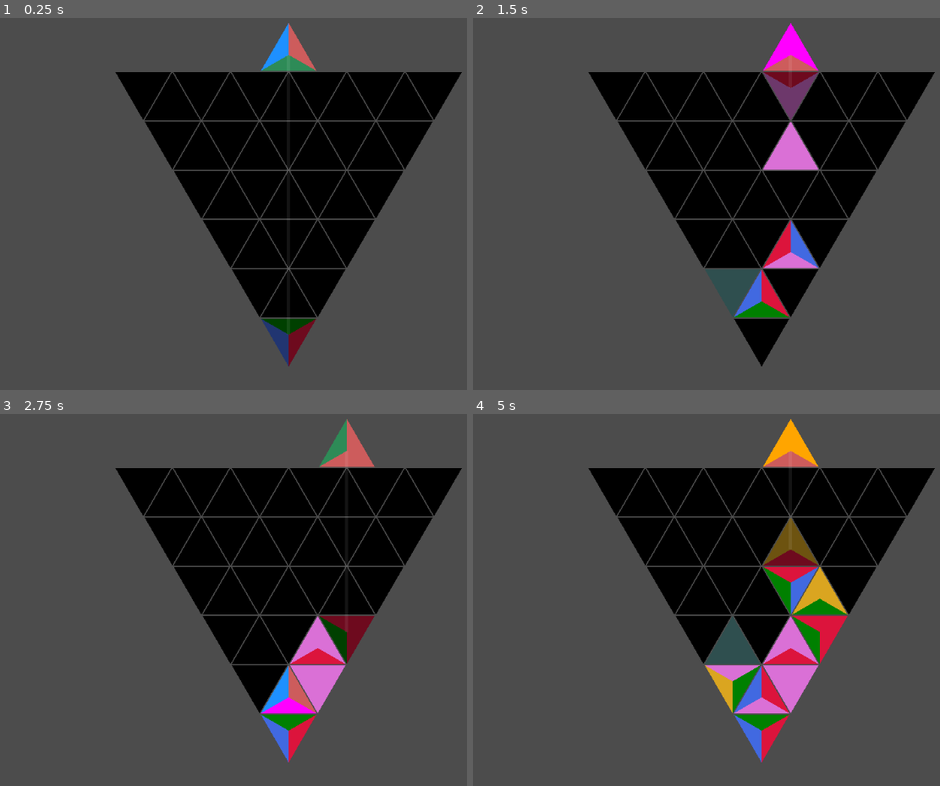
Above: before the commit, frames 1-4 (two rows, left to right).
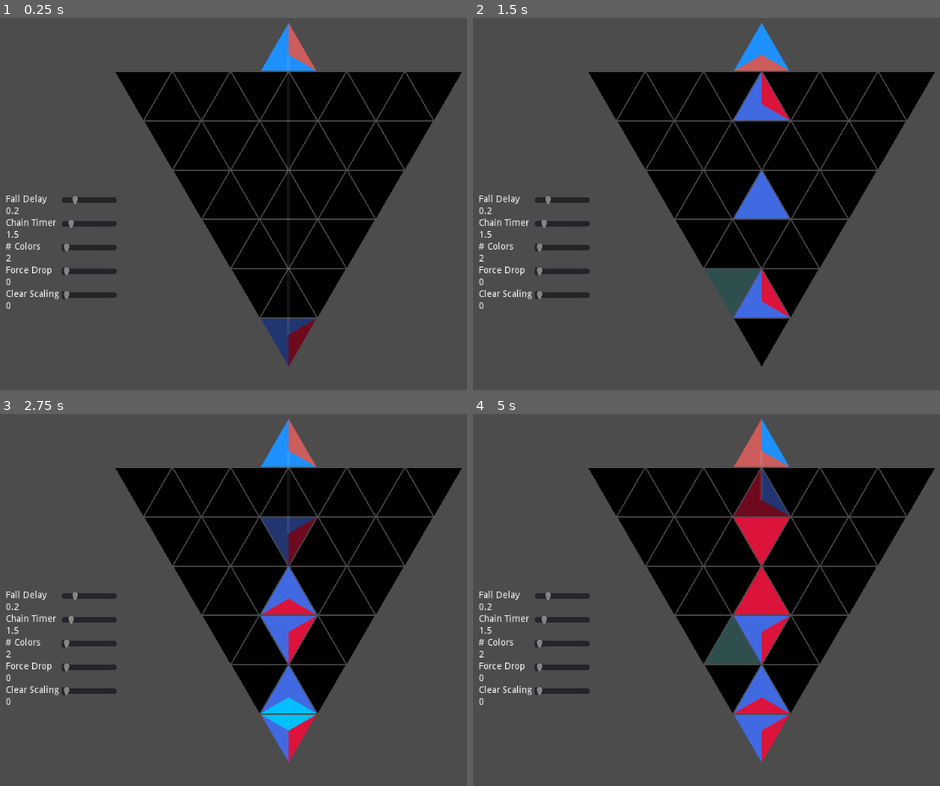
Above: after the commit, the same moments.

Repository: BoatsandJoes/tri-twist
Game: Godot game, scene res://scenes/Main.tscn
The game is run twice, just before and just after one commit, with the same random seed, the same clock (stepped at 60 frames per second) and the same inputs.
Inputs (mouse positions are in pixels of both pictures, inside the frame that each line leads up to):
- Up to frame 1 (0.25 s): no input
- Up to frame 2 (1.5 s): tap Enter (ui_accept) at 0.5, 0.77 s; move the mouse to (762, 334) at 0.52 s; hold Right (ui_right) 0.53-1.28 s; hold Tab (ui_focus_next) 0.53-1.28 s; click (762, 334) at 0.67 s; move the mouse to (734, 285) at 1.27 s; hold Down (ui_down) from 1.28 s (still down); tap Tab (ui_focus_next) at 1.35 s; click (734, 285) at 1.42 s
- Up to frame 3 (2.75 s): tap Enter (ui_accept) at 1.52 s; move the mouse to (289, 696) at 2.02 s; release Down (ui_down) at 2.03 s; hold Right (ui_right) from 2.03 s (still down); hold Tab (ui_focus_next) from 2.03 s (still down); click (289, 696) at 2.17 s
- Up to frame 4 (5 s): tap Enter (ui_accept) at 2.75, 3.02, 3.77, 4.52 s; move the mouse to (790, 681) at 2.77 s; release Right (ui_right) at 2.78 s; release Tab (ui_focus_next) at 2.78 s; hold Up (ui_up) 2.78-3.53 s; tap Tab (ui_focus_next) at 2.85, 4.35 s; click (790, 681) at 2.92 s; move the mouse to (701, 633) at 3.52 s; hold Tab (ui_focus_next) 3.53-4.28 s; hold Left (ui_left) from 3.53 s (still down); click (701, 633) at 3.67 s; move the mouse to (734, 648) at 4.27 s; click (734, 648) at 4.42 s

The runs differ from the first frame. In frame 1, 1.9% of the frame differs, in the area x 1-68%, y 9-86%; in frame 2, 7.0%; in frame 3, 8.8%; in frame 4, 12%, in the area x 1-81%, y 1-86%.

Commit message:
Tuning settings.

Diff:
--- a/project.godot
+++ b/project.godot
@@ -54,14 +54,12 @@
 "deadzone": 0.5,
 "events": [ Object(InputEventKey,"resource_local_to_scene":false,"resource_name":"","device":0,"alt":false,"shift":false,"control":false,"meta":false,"command":false,"pressed":false,"scancode":16777231,"unicode":0,"echo":false,"script":null)
 , Object(InputEventJoypadButton,"resource_local_to_scene":false,"resource_name":"","device":0,"button_index":14,"pressure":0.0,"pressed":false,"script":null)
-, Object(InputEventKey,"resource_local_to_scene":false,"resource_name":"","device":0,"alt":false,"shift":false,"control":false,"meta":false,"command":false,"pressed":false,"scancode":65,"unicode":0,"echo":false,"script":null)
  ]
 }
 ui_right={
 "deadzone": 0.5,
 "events": [ Object(InputEventKey,"resource_local_to_scene":false,"resource_name":"","device":0,"alt":false,"shift":false,"control":false,"meta":false,"command":false,"pressed":false,"scancode":16777233,"unicode":0,"echo":false,"script":null)
 , Object(InputEventJoypadButton,"resource_local_to_scene":false,"resource_name":"","device":0,"button_index":15,"pressure":0.0,"pressed":false,"script":null)
-, Object(InputEventKey,"resource_local_to_scene":false,"resource_name":"","device":0,"alt":false,"shift":false,"control":false,"meta":false,"command":false,"pressed":false,"scancode":68,"unicode":0,"echo":false,"script":null)
  ]
 }
 ui_up={
@@ -83,6 +81,16 @@
 "events": [ Object(InputEventKey,"resource_local_to_scene":false,"resource_name":"","device":0,"alt":false,"shift":false,"control":false,"meta":false,"command":false,"pressed":false,"scancode":16777217,"unicode":0,"echo":false,"script":null)
  ]
 }
+left={
+"deadzone": 0.5,
+"events": [ Object(InputEventKey,"resource_local_to_scene":false,"resource_name":"","device":0,"alt":false,"shift":false,"control":false,"meta":false,"command":false,"pressed":false,"scancode":65,"unicode":0,"echo":false,"script":null)
+ ]
+}
+right={
+"deadzone": 0.5,
+"events": [ Object(InputEventKey,"resource_local_to_scene":false,"resource_name":"","device":0,"alt":false,"shift":false,"control":false,"meta":false,"command":false,"pressed":false,"scancode":68,"unicode":0,"echo":false,"script":null)
+ ]
+}
 
 [rendering]
 
--- a/scenes/GameGrid.gd
+++ b/scenes/GameGrid.gd
@@ -25,6 +25,29 @@
 			grid[rowIndex][columnIndex].init(cellSize, rowIndex, columnIndex,
 			get_position_for_cell(rowIndex, columnIndex, false), true, false)
 			add_child(grid[rowIndex][columnIndex])
+
+func set_gravity(value):
+	for row in grid:
+		for cell in row:
+			cell.get_node("GravityTimer").set_wait_time(value)
+
+func set_clear_delay(value):
+	for row in grid:
+		for cell in row:
+			cell.get_node("ClearTimer").set_wait_time(value)
+
+func set_clear_scaling(value):
+	for row in grid:
+		for cell in row:
+			cell.clearScaling = value
+
+func set_grid_height(value):
+	for row in grid:
+		for cell in row:
+			cell.free()
+	grid = []
+	gridHeight = value
+	initialize_grid()
 
 # Try to put the given piece in the top row. Return true if successful.
 # Pass false as a second parameter to not actually drop the piece; just know if we can.
--- a/scenes/Main.gd
+++ b/scenes/Main.gd
@@ -17,3 +17,31 @@
 # Called every frame. 'delta' is the elapsed time since the previous frame.
 #func _process(delta):
 #	pass
+
+
+func _on_HSlider_value_changed(value):
+	gameScene.triangleDropper.gameGrid.set_gravity(value)
+	$MarginContainer/HBoxContainer/Labels/FallDelayValue.text = String(value)
+
+
+func _on_ActiveChain_value_changed(value):
+	gameScene.triangleDropper.gameGrid.set_clear_delay(value)
+	$MarginContainer/HBoxContainer/Labels/ClearDelayValue.text = String(value)
+
+
+func _on_NumColors_value_changed(value):
+	gameScene.free()
+	gameScene = GameScene.instance()
+	add_child(gameScene)
+	gameScene.triangleDropper.set_color_count(value)
+	$MarginContainer/HBoxContainer/Labels/NumColorsValue.text = String(value)
+
+
+func _on_ForceDrop_value_changed(value):
+	gameScene.triangleDropper.set_drop_timer(value)
+	$MarginContainer/HBoxContainer/Labels/ForceDropValue.text = String(value)
+
+
+func _on_ClearScaling_value_changed(value):
+	gameScene.triangleDropper.gameGrid.set_clear_scaling(value)
+	$MarginContainer/HBoxContainer/Labels/ClearScalingValue.text = String(value)
--- a/scenes/Main.tscn
+++ b/scenes/Main.tscn
@@ -6,3 +6,134 @@
 [node name="Main" type="Node2D"]
 script = ExtResource( 1 )
 GameScene = ExtResource( 2 )
+
+[node name="MarginContainer" type="MarginContainer" parent="."]
+anchor_right = 1.0
+anchor_bottom = 1.0
+margin_left = 42.0
+margin_top = 304.0
+margin_right = 215.0
+margin_bottom = 599.0
+
+[node name="HBoxContainer" type="HBoxContainer" parent="MarginContainer"]
+margin_right = 173.0
+margin_bottom = 295.0
+
+[node name="Labels" type="VBoxContainer" parent="MarginContainer/HBoxContainer"]
+margin_right = 80.0
+margin_bottom = 295.0
+
+[node name="FallDelay" type="Label" parent="MarginContainer/HBoxContainer/Labels"]
+margin_right = 80.0
+margin_bottom = 14.0
+text = "Fall Delay"
+
+[node name="FallDelayValue" type="Label" parent="MarginContainer/HBoxContainer/Labels"]
+margin_top = 18.0
+margin_right = 80.0
+margin_bottom = 32.0
+text = "0.2"
+
+[node name="ChainTimer" type="Label" parent="MarginContainer/HBoxContainer/Labels"]
+margin_top = 36.0
+margin_right = 80.0
+margin_bottom = 50.0
+text = "Chain Timer"
+
+[node name="ClearDelayValue" type="Label" parent="MarginContainer/HBoxContainer/Labels"]
+margin_top = 54.0
+margin_right = 80.0
+margin_bottom = 68.0
+text = "1.5"
+
+[node name="NumColors" type="Label" parent="MarginContainer/HBoxContainer/Labels"]
+margin_top = 72.0
+margin_right = 80.0
+margin_bottom = 86.0
+text = "# Colors"
+
+[node name="NumColorsValue" type="Label" parent="MarginContainer/HBoxContainer/Labels"]
+margin_top = 90.0
+margin_right = 80.0
+margin_bottom = 104.0
+text = "2"
+
+[node name="ForceDrop" type="Label" parent="MarginContainer/HBoxContainer/Labels"]
+margin_top = 108.0
+margin_right = 80.0
+margin_bottom = 122.0
+text = "Force Drop"
+
+[node name="ForceDropValue" type="Label" parent="MarginContainer/HBoxContainer/Labels"]
+margin_top = 126.0
+margin_right = 80.0
+margin_bottom = 140.0
+text = "0"
+
+[node name="ClearTimerScaling" type="Label" parent="MarginContainer/HBoxContainer/Labels"]
+margin_top = 144.0
+margin_right = 80.0
+margin_bottom = 158.0
+text = "Clear Scaling"
+
+[node name="ClearScalingValue" type="Label" parent="MarginContainer/HBoxContainer/Labels"]
+margin_top = 162.0
+margin_right = 80.0
+margin_bottom = 176.0
+text = "0"
+
+[node name="Sliders" type="VBoxContainer" parent="MarginContainer/HBoxContainer"]
+margin_left = 84.0
+margin_right = 169.0
+margin_bottom = 295.0
+size_flags_horizontal = 3
+custom_constants/separation = 20
+
+[node name="GravitySlider" type="HSlider" parent="MarginContainer/HBoxContainer/Sliders"]
+margin_right = 85.0
+margin_bottom = 16.0
+min_value = 0.01
+max_value = 1.0
+step = 0.05
+value = 0.2
+
+[node name="ActiveChain" type="HSlider" parent="MarginContainer/HBoxContainer/Sliders"]
+margin_top = 36.0
+margin_right = 85.0
+margin_bottom = 52.0
+min_value = 0.5
+max_value = 10.0
+step = 0.1
+value = 1.5
+
+[node name="NumColors" type="HSlider" parent="MarginContainer/HBoxContainer/Sliders"]
+margin_top = 72.0
+margin_right = 85.0
+margin_bottom = 88.0
+min_value = 2.0
+max_value = 5.0
+value = 2.0
+
+[node name="ForceDrop" type="HSlider" parent="MarginContainer/HBoxContainer/Sliders"]
+margin_top = 108.0
+margin_right = 85.0
+margin_bottom = 124.0
+max_value = 10.0
+step = 0.5
+
+[node name="ClearScaling" type="HSlider" parent="MarginContainer/HBoxContainer/Sliders"]
+margin_top = 144.0
+margin_right = 85.0
+margin_bottom = 160.0
+max_value = 2.0
+step = 0.05
+
+[node name="VBoxContainer" type="VBoxContainer" parent="MarginContainer/HBoxContainer"]
+margin_left = 173.0
+margin_right = 173.0
+margin_bottom = 295.0
+[connection signal="value_changed" from="MarginContainer/HBoxContainer/Sliders/GravitySlider" to="." method="_on_HSlider_value_changed"]
+[connection signal="value_changed" from="MarginContainer/HBoxContainer/Sliders/ActiveChain" to="." method="_on_ActiveChain_value_changed"]
+[connection signal="value_changed" from="MarginContainer/HBoxContainer/Sliders/NumColors" to="." method="_on_NumColors_value_changed"]
+[connection signal="value_changed" from="MarginContainer/HBoxContainer/Sliders/ForceDrop" to="." method="_on_ForceDrop_value_changed"]
+[connection signal="value_changed" from="MarginContainer/HBoxContainer/Sliders/ClearScaling" to="." method="_on_ClearScaling_value_changed"]
--- a/scenes/TriangleCell.gd
+++ b/scenes/TriangleCell.gd
@@ -5,9 +5,9 @@
 # last color is the null color, for empty cells
 enum Direction {LEFT, RIGHT, VERTICAL, VERTICAL_POINT}
 enum Rotation {CLOCKWISE, COUNTERCLOCKWISE}
-const colors = [Color.royalblue, Color.crimson, Color.goldenrod, Color.webgreen, Color.orchid, Color.black]
-const focusColors = [Color.dodgerblue, Color.indianred, Color.orange, Color.seagreen, Color.magenta, Color.darkslategray]
-const highlightColors = [Color.deepskyblue, Color.deeppink, Color.gold, Color.green, Color.fuchsia]
+var colors = [Color.royalblue, Color.crimson, Color.black]
+var focusColors = [Color.dodgerblue, Color.indianred, Color.darkslategray]
+var highlightColors = [Color.deepskyblue, Color.deeppink]
 var leftColor: int = colors.size() - 1
 var rightColor: int = colors.size() - 1
 var verticalColor: int = colors.size() - 1
@@ -19,10 +19,14 @@
 var isGhost
 var bigClearMode = true
 var tumbleDirection: int
+var clearScaling = 0.0
 
 # Called when the node enters the scene tree for the first time.
 func _ready():
 	pass
+
+func set_clear_scaling(value):
+	clearScaling = value
 
 # Call after instantiation to initialize.
 func init(triangleSize: int, triRowIndex: int, triColumnIndex: int, cellPostion: Vector2, isInGrid: bool, isAGhost: bool):
--- a/scenes/TriangleDropper.gd
+++ b/scenes/TriangleDropper.gd
@@ -7,6 +7,10 @@
 var activePiece: TriangleCell
 var ghostPiece: TriangleCell
 var ghostLinePoints: PoolVector2Array
+const colors = [Color.royalblue, Color.crimson, Color.goldenrod, Color.webgreen, Color.orchid, Color.black]
+const focusColors = [Color.dodgerblue, Color.indianred, Color.orange, Color.seagreen, Color.magenta, Color.darkslategray]
+const highlightColors = [Color.deepskyblue, Color.deeppink, Color.gold, Color.green, Color.fuchsia]
+var dropTimer = false
 
 # Called when the node enters the scene tree for the first time.
 func _ready():
@@ -30,10 +34,10 @@
 
 func _input(event):
 	if event is InputEventKey:
-		if event.is_action_pressed("ui_left") && activePiece.columnIndex > 1:
+		if event.is_action_pressed("left") && activePiece.columnIndex > 1:
 			activePiece.columnIndex = activePiece.columnIndex - 1
 			activePiece.position = gameGrid.get_position_for_cell(gameGrid.gridHeight, activePiece.columnIndex, true)
-		elif event.is_action_pressed("ui_right") && activePiece.columnIndex < gameGrid.grid[-1].size():
+		elif event.is_action_pressed("right") && activePiece.columnIndex < gameGrid.grid[-1].size():
 			activePiece.columnIndex = activePiece.columnIndex + 1
 			activePiece.position = gameGrid.get_position_for_cell(gameGrid.gridHeight, activePiece.columnIndex, true)
 		elif (event.is_action_pressed("ui_accept") ||
@@ -41,6 +45,42 @@
 			var accepted = gameGrid.drop_piece(activePiece, true)
 			if accepted:
 				activePiece.fill_randomly()
+		elif (event.is_action_pressed("ui_focus_next")):
+			$Label.visible = false
+
+func set_drop_timer(value):
+	if value == 0:
+		dropTimer = false
+		$DropTimer.stop()
+	else:
+		dropTimer = true
+		$DropTimer.wait_time = value
+		$DropTimer.start()
+
+func set_color_count(value):
+	var tempColors = []
+	var tempFocusColors = []
+	var tempHighlightColors = []
+	for i in range(value):
+		tempColors.append(colors[i])
+		tempFocusColors.append(focusColors[i])
+		tempHighlightColors.append(highlightColors[i])
+	tempColors.append(colors[-1])
+	tempFocusColors.append(focusColors[-1])
+	activePiece.colors = tempColors
+	activePiece.focusColors = tempFocusColors
+	activePiece.highlightColors = tempHighlightColors
+	activePiece.set_colors(tempColors.size() - 1,tempColors.size() - 1,tempColors.size() - 1)
+	ghostPiece.colors = tempColors
+	ghostPiece.focusColors = tempFocusColors
+	ghostPiece.highlightColors = tempHighlightColors
+	ghostPiece.set_colors(tempColors.size() - 1,tempColors.size() - 1,tempColors.size() - 1)
+	for row in gameGrid.grid:
+		for cell in row:
+			cell.colors = tempColors
+			cell.focusColors = focusColors
+			cell.highlightColors = highlightColors
+			cell.clear(tempColors.size() - 1)
 
 func draw_ghost_pieces():
 	ghostLinePoints = PoolVector2Array()
@@ -93,3 +133,11 @@
 # Called every frame. 'delta' is the elapsed time since the previous frame.
 func _process(delta):
 	draw_ghost_pieces()
+
+func _on_DropTimer_timeout():
+	if dropTimer:
+		var accepted = gameGrid.drop_piece(activePiece, true)
+		if accepted:
+			activePiece.fill_randomly()
+		else:
+			$Label.visible = true
--- a/scenes/TriangleDropper.tscn
+++ b/scenes/TriangleDropper.tscn
@@ -13,3 +13,16 @@
 z_index = 1
 width = 5.0
 default_color = Color( 1, 1, 1, 0.0784314 )
+texture_mode = 111
+
+[node name="DropTimer" type="Timer" parent="."]
+autostart = true
+
+[node name="Label" type="Label" parent="."]
+visible = false
+margin_left = 124.044
+margin_top = 218.681
+margin_right = 183.044
+margin_bottom = 232.681
+text = "You Died"
+[connection signal="timeout" from="DropTimer" to="." method="_on_DropTimer_timeout"]
Not shown, changed: README.md
